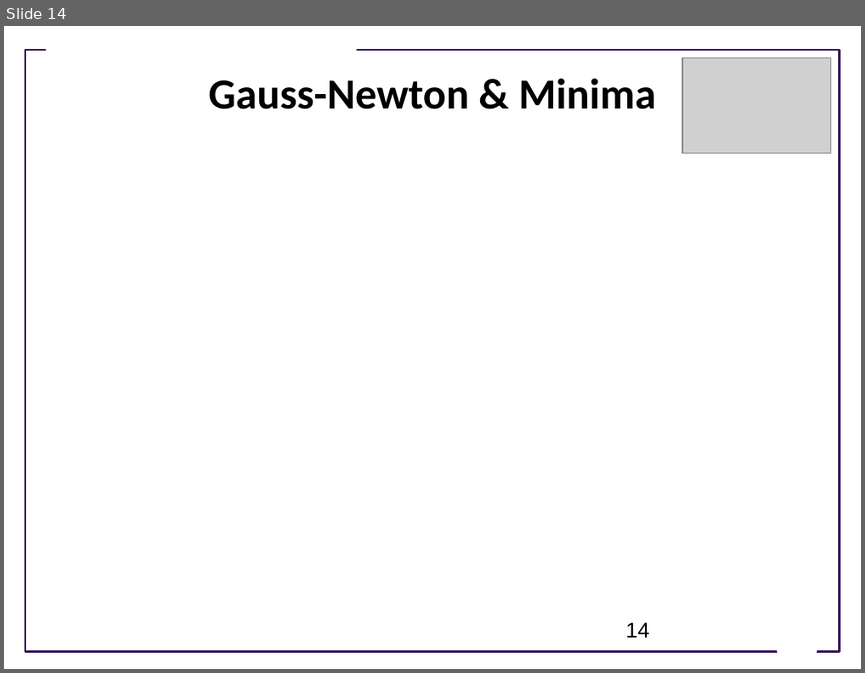
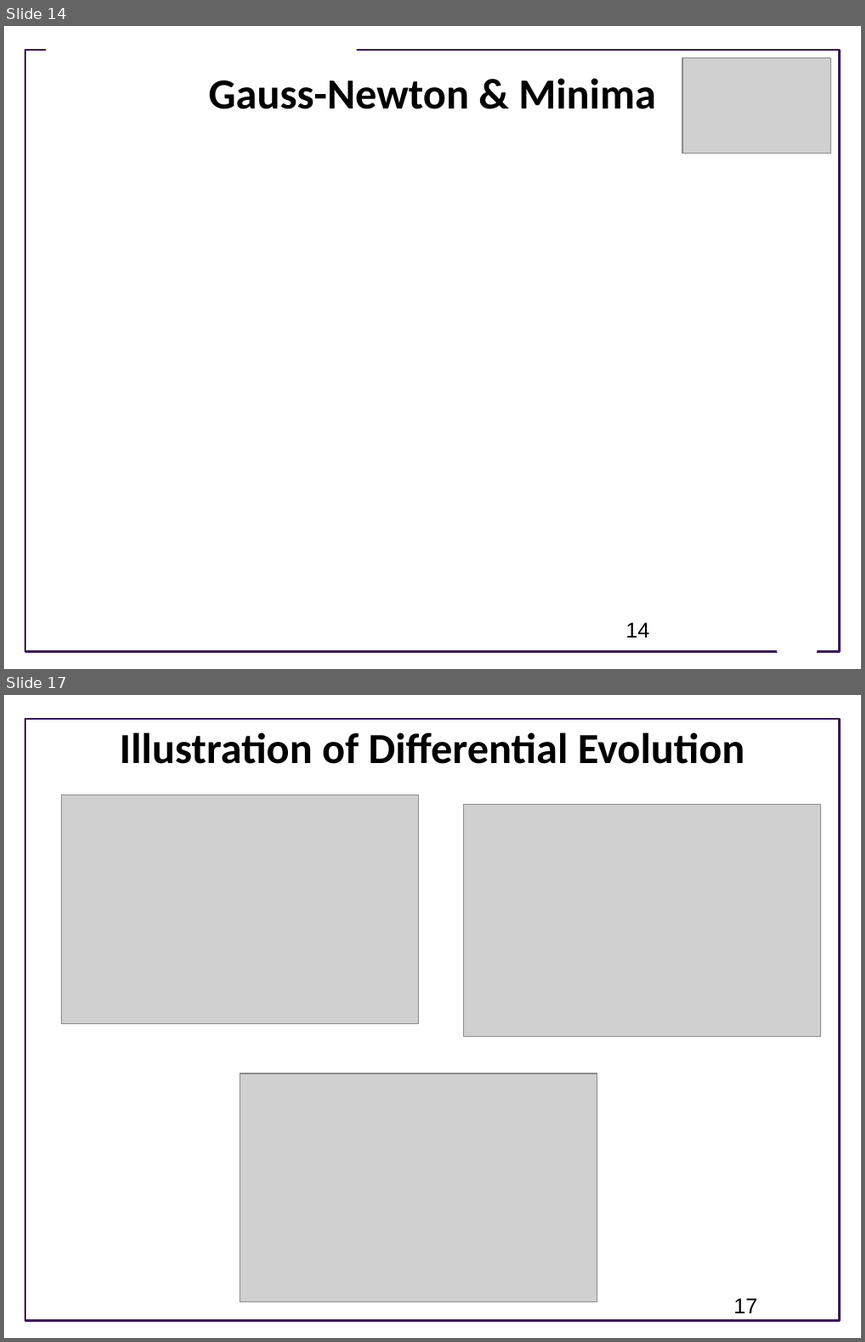
Before and after one commit to ModelEngineering/advancing-biomedical-models, a slide deck: lectures/lecture_8/Lecture_8_Model_Fitting_Optimization_Techniques.pptx. Shown one above the other, each under a label of ours: slide 14 before the commit, slides 14 and 17 after it; the slides between them are not shown. The pictures are 865x673 and 865x1342 pixels, drawn with LibreOffice and Linux fonts; fonts in the diff are those of the drawing; grey boxes stand for pictures; background and template pictures are left out. Boxes give left, top, right and bottom in pixels: in the first picture for what was removed or moved away, otherwise in the second. Text is boxed around its words. In the diff, an @@ line names an element or a change of style, - is before the commit and + after.

```diff
--- a/lectures/lecture_8/Lecture_8_Model_Fitting_Optimization_Techniques.pptx
+++ b/lectures/lecture_8/Lecture_8_Model_Fitting_Optimization_Techniques.pptx
@@ slide 17 added at box(4, 695, 861, 1338), background #FFFFFF; not listed: 1 template element that a slide beside it also shows @@
@@ title added at box(120, 732, 745, 764), 36 pt, text #000000, bold @@
+Illustration of Differential Evolution
@@ picture added at box(62, 795, 419, 1024) @@
@@ picture added at box(463, 804, 821, 1036) @@
@@ picture added at box(239, 1073, 597, 1302) @@
@@ page number added at box(733, 1298, 757, 1313), 18 pt, text #000000 @@
+17
```
Also in this commit, not shown: 8 other slides added, 2 slides removed.
